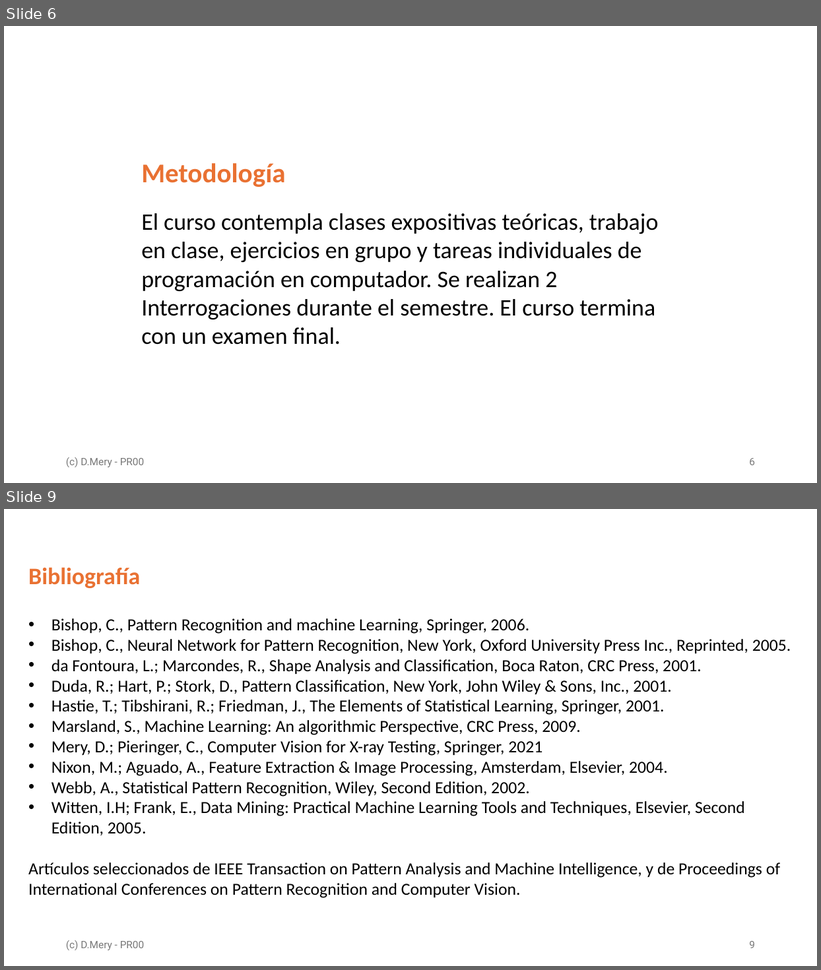
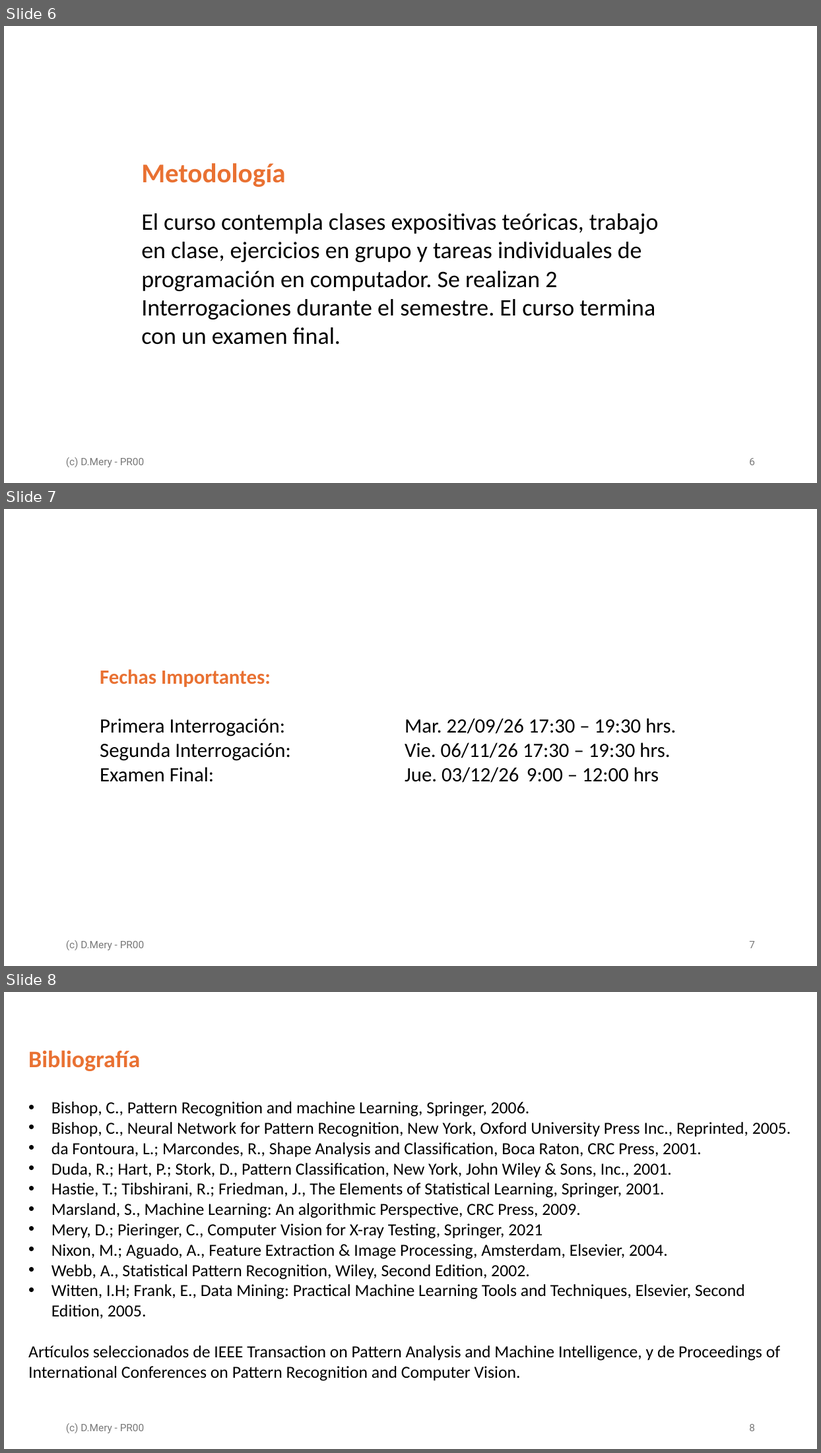
Before and after one commit to domingomery/pr, a slide deck: clases/PR00_Lineas_Generales/presentaciones/pptx/PR00_PresentacionCurso.pptx. Shown one above the other, each under a label of ours: slides 6 and 9 before the commit, slides 6, 7 and 8 after it; the slides between them are not shown. The pictures are 821x970 and 821x1453 pixels, drawn with LibreOffice and Linux fonts; fonts in the diff are those of the drawing. Boxes give left, top, right and bottom in pixels: in the first picture for what was removed or moved away, otherwise in the second. Text is boxed around its words. In the diff, an @@ line names an element or a change of style, - is before the commit and + after.

```diff
--- a/clases/PR00_Lineas_Generales/presentaciones/pptx/PR00_PresentacionCurso.pptx
+++ b/clases/PR00_Lineas_Generales/presentaciones/pptx/PR00_PresentacionCurso.pptx
@@ slide 7 added at bbox=[4, 509, 817, 966], background #FFFFFF @@
@@ text added at bbox=[100, 669, 676, 783], 24 pt, text #000000 @@
+Fechas Importantes:
+Primera Interrogación: Mar. 22/09/26 17:30 – 19:30 hrs.
+Segunda Interrogación: Vie. 06/11/26 17:30 – 19:30 hrs.
+Examen Final: Jue. 03/12/26 9:00 – 12:00 hrs
@@ text added at bbox=[66, 941, 144, 951], 12 pt, text #797979 @@
+(c) D.Mery - PR00
@@ page number added at bbox=[749, 941, 755, 949], 12 pt, text #797979 @@
+7
@@ what was slide 9 is now slide 8 @@
```
Also in this commit, not shown: 17 slides removed, 13 other files.
